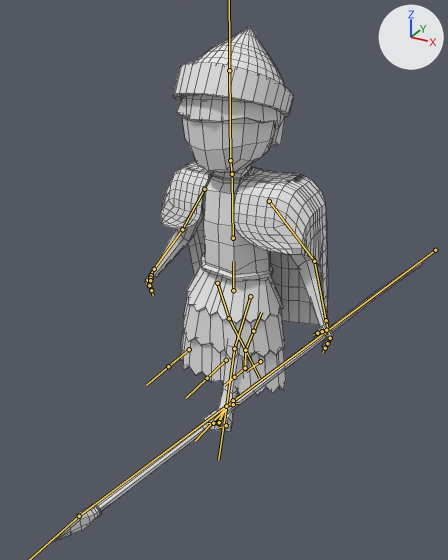
One commit to the FBX model Map/Assets/Models/Summerian_warrior/summerian_warrior.fbx: the scene before it, then after it.
Rendered twice from a 50 mm lens placed at (10.8, -20.4, 15.9), pointed at (0.5, -1.7, 6.6). The lights are fixed; the arrows at upper right show +X, +Y and +Z. Both versions are drawn at frame 2 of the action 'Armature|Untitled.003'; the numbers are the values there. The bones that bend it are drawn over the model as lines. Mesh edges are drawn as thin lines.
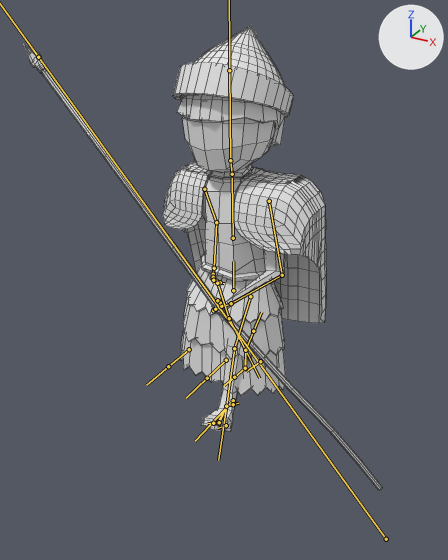
Location of each change, (x1, y1, x2, y2) in pixels of the pictures (448 x 560 px):
'Cube.000', posed (10% shorter)
    before: (55, 26, 423, 541)
    after: (24, 26, 382, 490)
bone 'Espada', root to tip
    before: (435, 250) to (79, 516)
    after: (386, 539) to (38, 57)
bone 'Brazo.L', root to tip
    before: (269, 201) to (314, 261)
    after: (269, 201) to (282, 275)
bone 'Antebrazo.L', root to tip
    before: (314, 261) to (326, 320)
    after: (282, 275) to (231, 303)
bone 'Mano.L', root to tip
    before: (326, 320) to (329, 334)
    after: (231, 303) to (218, 308)
bone 'Dedos1.L', root to tip
    before: (330, 338) to (327, 343)
    after: (214, 310) to (213, 310)
bone 'Brazo.R', root to tip
    before: (204, 189) to (182, 229)
    after: (204, 189) to (216, 222)
bone 'Antebrazo.R', root to tip
    before: (182, 229) to (154, 269)
    after: (216, 222) to (214, 268)
bone 'Mano.R', root to tip
    before: (154, 269) to (149, 277)
    after: (214, 268) to (212, 275)
bone 'Dedos1.R', root to tip
    before: (147, 280) to (149, 285)
    after: (212, 278) to (216, 281)

The change, as a list of edits to the scene's bpy script:
```text
Change bone_espada:
    where bone_espada = bpy.data.objects['Armature'].pose.bones['Espada']
    bone_espada.location: (0.02, 1.06, 1.88) -> (-7.32, 12.5, 3.4)
    bone_espada.rotation_quaternion: (0.996, -0.086, 0.014, 0.007) -> (0.675, -0.609, -0.233, -0.346)  # degrees (-10, 2, 1) -> degrees (-77, -47, -16)
Change bone_brazo_l:
    where bone_brazo_l = bpy.data.objects['Armature'].pose.bones['Brazo.L']  # child of 'Pecho'
    bone_brazo_l.rotation_quaternion: (1.0, 0.0, 0.0, 0.0) -> (0.971, -0.218, -0.051, -0.081)  # degrees (0, 0, 0) -> degrees (-25, -8, -8)
Change bone_antebrazo_l:
    where bone_antebrazo_l = bpy.data.objects['Armature'].pose.bones['Antebrazo.L']  # child of 'Brazo.L'
    bone_antebrazo_l.rotation_quaternion: (1.0, 0.0, 0.0, 0.0) -> (0.896, 0.0, 0.224, -0.383)  # degrees (0, 0, 0) -> degrees (-11, 24, -49)
Change bone_mano_l:
    where bone_mano_l = bpy.data.objects['Armature'].pose.bones['Mano.L']  # child of 'Antebrazo.L'
    bone_mano_l.rotation_quaternion: (1.0, 0.0, 0.0, 0.0) -> (0.983, -0.022, 0.123, -0.138)  # degrees (0, 0, 0) -> degrees (-4, 14, -16)
Change bone_dedos1_l:
    where bone_dedos1_l = bpy.data.objects['Armature'].pose.bones['Dedos1.L']  # child of 'Mano.L'
    bone_dedos1_l.rotation_quaternion: (1.0, 0.0, 0.0, 0.0) -> (0.945, 0.32, 0.062, 0.008)  # degrees (0, 0, 0) -> degrees (38, 6, 3)
Change bone_brazo_r:
    where bone_brazo_r = bpy.data.objects['Armature'].pose.bones['Brazo.R']  # child of 'Pecho'
    bone_brazo_r.rotation_quaternion: (1.0, 0.0, 0.0, 0.0) -> (0.948, -0.103, -0.159, -0.255)  # degrees (0, 0, 0) -> degrees (-7, -21, -29)
Change bone_antebrazo_r:
    where bone_antebrazo_r = bpy.data.objects['Armature'].pose.bones['Antebrazo.R']  # child of 'Brazo.R'
    bone_antebrazo_r.rotation_quaternion: (1.0, 0.0, 0.0, 0.0) -> (0.998, 0.025, -0.002, 0.052)  # degrees (0, 0, 0) -> degrees (3, 0, 6)
Change bone_mano_r:
    where bone_mano_r = bpy.data.objects['Armature'].pose.bones['Mano.R']  # child of 'Antebrazo.R'
    bone_mano_r.rotation_quaternion: (1.0, 0.0, 0.0, 0.0) -> (0.988, 0.113, 0.053, -0.088)  # degrees (0, 0, 0) -> degrees (12, 7, -9)
Change bone_dedos1_r:
    where bone_dedos1_r = bpy.data.objects['Armature'].pose.bones['Dedos1.R']  # child of 'Mano.R'
    bone_dedos1_r.rotation_quaternion: (1.0, 0.0, 0.0, 0.0) -> (0.945, 0.32, -0.062, -0.008)  # degrees (0, 0, 0) -> degrees (38, -6, -3)
```
